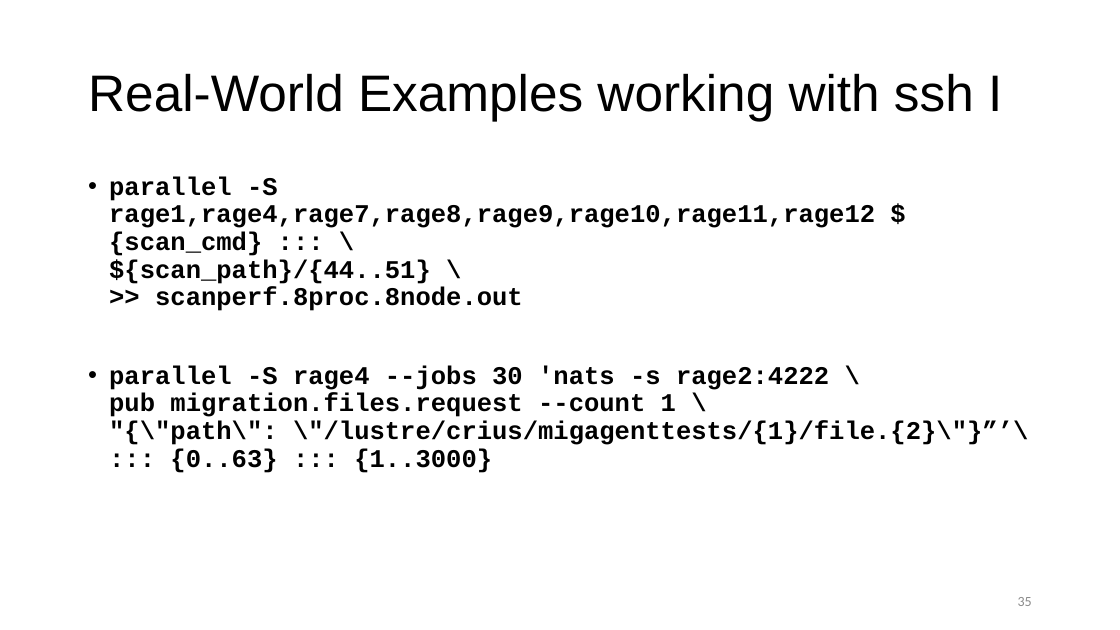
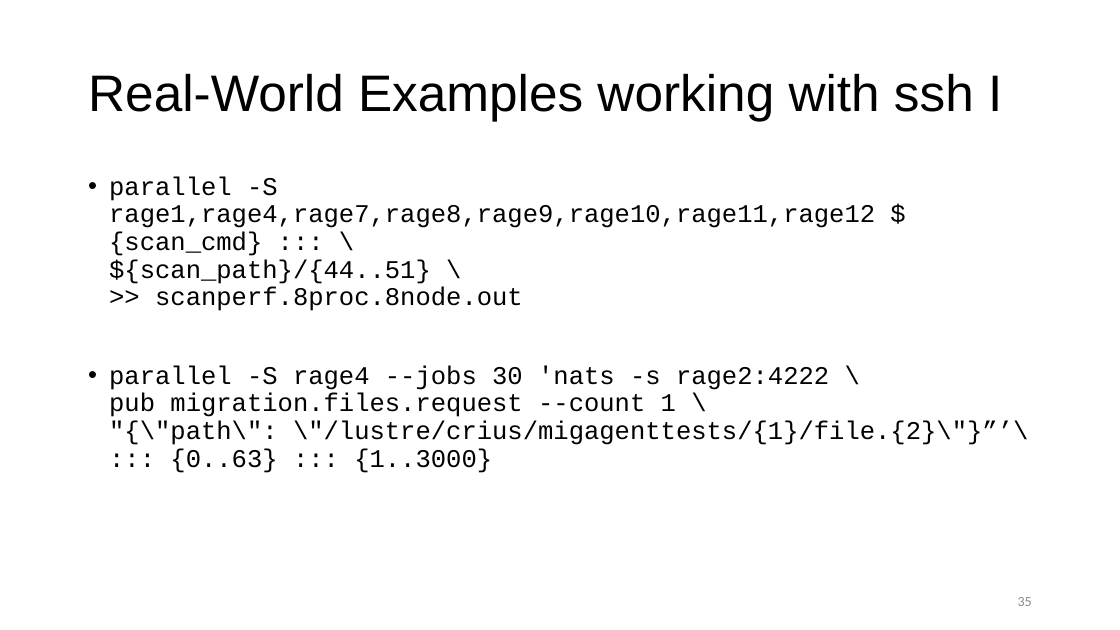
Before and after one commit to ketancmaheshwari/escience23tut, a slide deck: slide 35 of gnu-parallel-tutorial.pptx. Drawn at 1120x630 pixels with LibreOffice and Linux fonts; fonts in the diff are those of the drawing. Boxes give left, top, right and bottom in pixels: in the first picture for what was removed or moved away, otherwise in the second. Text is boxed around its words. In the diff, an @@ line names an element or a change of style, - is before the commit and + after.

```diff
--- a/gnu-parallel-tutorial.pptx
+++ b/gnu-parallel-tutorial.pptx
@@ text "parallel -S rage1,rage4,rage7,rage8,rage9,rage10,rage11,rage ..." at [109,176,1028,473]: bold off @@
```
Also in this commit, not shown: 1 other slide changed, 1 other file.
